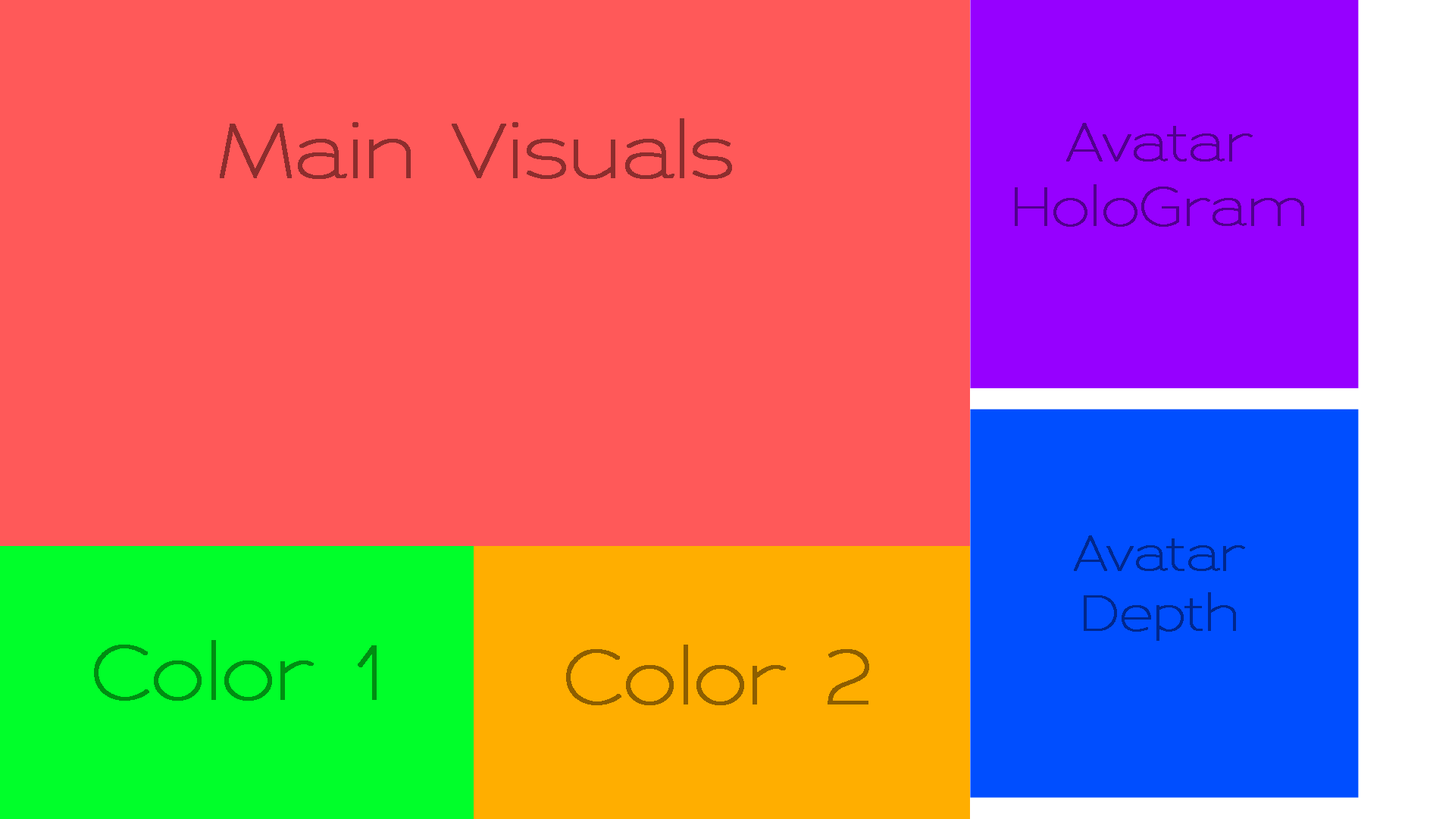
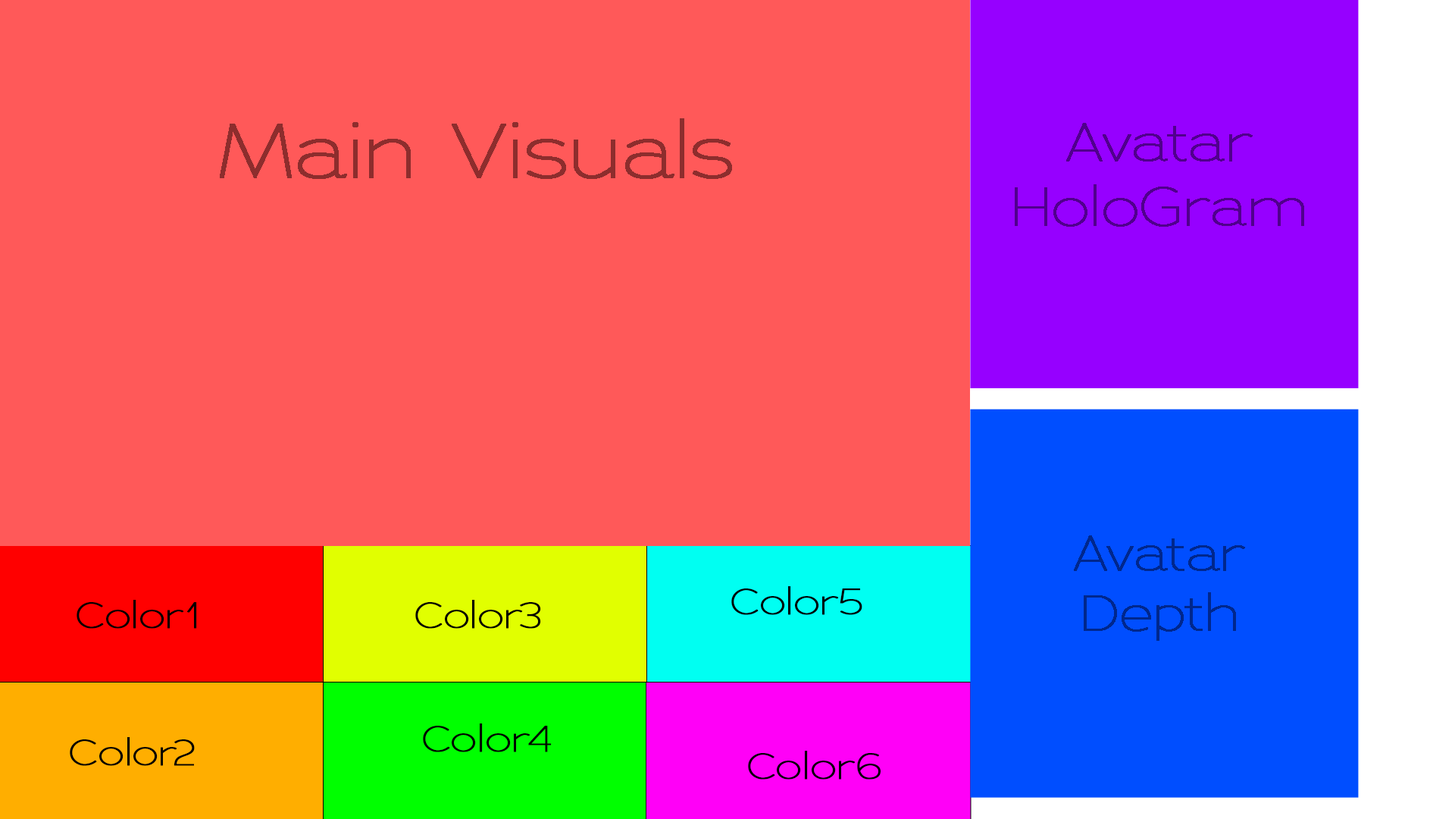
Revision of a layered (1455, 819) image; what changed, layer by layer:
removed layer "Color 2" (was 60%) over [566, 644, 870, 705]
removed layer "Color 1" (was 60%) over [93, 639, 377, 701]
added layer "Color6" above "Color5" over [748, 750, 881, 780]
added layer "Color5" above "Color4" over [731, 585, 863, 615]
added layer "Color4" above "Color3" over [422, 723, 552, 752]
added layer "Color3" above "Color2" over [415, 599, 542, 629]
added layer "Color2" above "Color1" over [69, 736, 195, 766]
added layer "Color1" above "Main Visuals" over [76, 599, 198, 629]
removed layer "Rectangle 1" (1st of 5) over [473, 545, 971, 819]
removed layer "Rectangle 1" (2nd of 5) over [0, 545, 474, 819]
added layer "Rectangle 3" (1st of 6) above "Rectangle 3" over [645, 681, 972, 819]
added layer "Rectangle 3" (2nd of 6) above "Rectangle 3" over [646, 544, 971, 683]
added layer "Rectangle 3" (3rd of 6) above "Rectangle 3" over [322, 681, 649, 819]
added layer "Rectangle 3" (4th of 6) above "Rectangle 3" over [322, 545, 649, 683]
added layer "Rectangle 3" (5th of 6) above "Rectangle 3" over [0, 681, 326, 819]
added layer "Rectangle 3" (6th of 6) above "Layer 0" over [0, 545, 326, 683]
